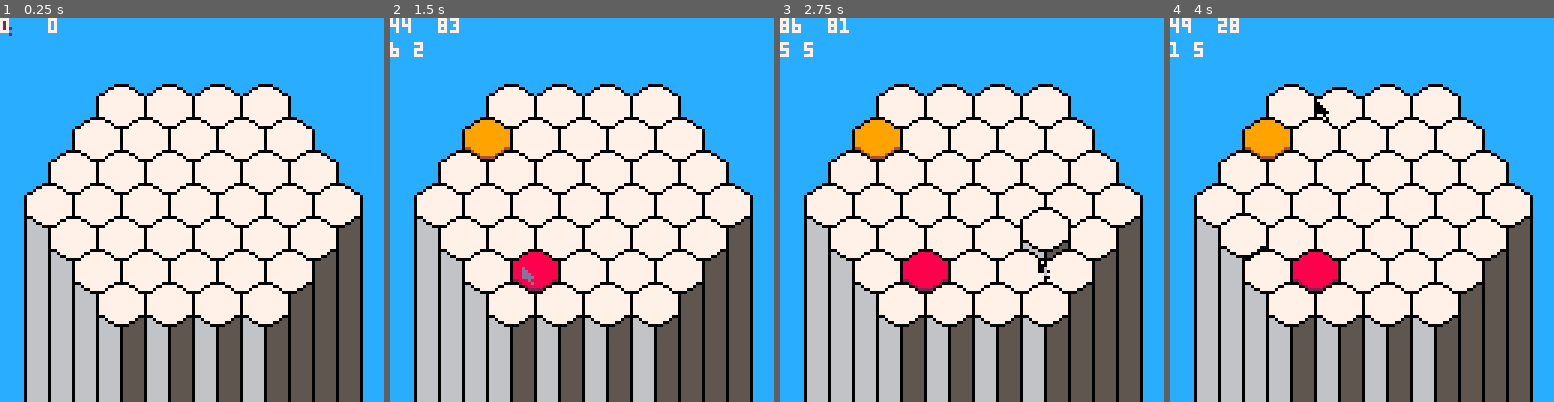
Above: before the commit, frames 1-4 (left to right).
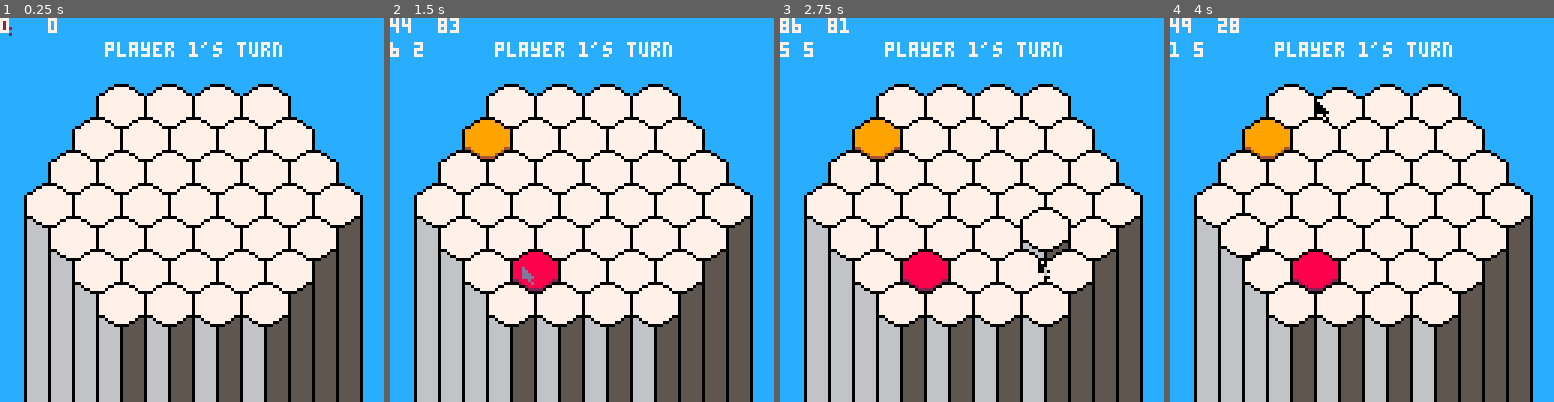
Above: after the commit, the same moments.

Repository: austin-m2/PICO-8-Carts
Game: PICO-8 cartridge bloom.p8
The game is run twice, just before and just after one commit, with the same random seed, the same clock (stepped at 60 frames per second) and the same inputs.
Inputs (mouse positions are in pixels of both pictures, inside the frame that each line leads up to):
- Up to frame 1 (0.25 s): no input
- Up to frame 2 (1.5 s): tap O (Z key) at 0.33, 0.7, 1.43 s; click (459, 121) at 0.67 s; tap X (X key) at 1.07 s; click (520, 267) at 1.22 s
- Up to frame 3 (2.75 s): click (975, 114) at 1.77 s; hold Left 1.97-2.37 s; hold P2 Right 1.97-2.37 s; tap X (X key) at 2.07, 2.4, 2.73 s; tap O (Z key) at 2.22 s; click (1037, 259) at 2.32 s; hold Down from 2.42 s (still down); hold P2 Up from 2.42 s (still down)
- Up to frame 4 (4 s): release Down at 2.82 s; release P2 Up at 2.82 s; click (1492, 106) at 2.87 s; hold Right 2.87-3.53 s; hold P2 Left 2.87-3.53 s; tap X (X key) at 3.07, 3.4, 3.73 s; tap O (Z key) at 3.1, 3.98 s; click (1254, 256) at 3.42 s; hold Up from 3.58 s (still down); hold P2 Down from 3.58 s (still down); click (1315, 102) at 3.97 s

The runs differ from the first frame. In frame 1, 0.7% of the frame differs, in the area x 27-74%, y 6-11%; in frame 2, 0.7%; in frame 3, 0.7%; in frame 4, 0.7%.

Commit message:
Update bloom.p8
Implemented basic turn system

Diff:
--- a/bloom.p8
+++ b/bloom.p8
@@ -142,6 +142,7 @@
     print(curr_mouse_to_cell[2], 8, 8, 7)
   end
 
+  text_draw()
 	--gems_draw()
 	mouse_draw()
 
@@ -209,6 +210,61 @@
         p1choice2 = nil
       end
     end
+
+    --check whether the player wants to end their turn
+    if (btnp(5,1)) then
+        gamestate = "p1top2"
+        p1choice1 = nil
+        p1choice2 = nil
+        colorchoice = 0
+    end
+  end
+
+  if (gamestate == "player2") then
+    if (is_pressed(4)) colorchoice = 3
+    if (is_pressed(5)) colorchoice = 4
+
+    --check whether a piece should be put down
+    if (is_pressed(6)) then
+      if (curr_mouse_to_cell != nil and board[curr_mouse_to_cell[1]][curr_mouse_to_cell[2]] == 0)  then
+        if ((p2choice3 == nil and colorchoice == 3) or (p2choice4 == nil and colorchoice == 4)) then --put a piece down!
+          board[curr_mouse_to_cell[1]][curr_mouse_to_cell[2]] = colorchoice
+          if (colorchoice == 3) then
+            p2choice3 = curr_mouse_to_cell
+          elseif (colorchoice == 4) then
+            p2choice4 = curr_mouse_to_cell
+          end
+        end
+      end
+    end
+
+    --check whether the player is trying to delete their pieces (lshift)
+    if (btn(4, 1)) then
+      if (p2choice3 != nil) then
+        board[p2choice3[1]][p2choice3[2]] = 0
+        p2choice3 = nil
+      end
+      if (p2choice4 != nil) then
+        board[p2choice4[1]][p2choice4[2]] = 0
+        p2choice4 = nil
+      end
+    end
+
+    --check whether the player wants to end their turn
+    if (btnp(5,1)) then
+        gamestate = "p2top1"
+        p2choice3 = nil
+        p2choice4 = nil
+        colorchoice = 0
+    end
+  end
+
+  if (gamestate == "p1top2") then
+    gamestate = "player2"
+  end
+
+  if (gamestate == "p2top1") then
+    gamestate = "player1"
   end
 end
 
@@ -301,6 +357,15 @@
 	for v in all(gems) do
 		sspr(2 * 8, 0, 10, 8, v.x, v.y, 10 * 2, 8 * 2)
 	end
+end
+
+
+function text_draw()
+    if (gamestate == "player1") then
+        print("player 1's turn", 35, 8, 7)
+    elseif (gamestate == "player2") then
+        print("player 2's turn", 35, 8, 7)
+    end
 end
 
 --returns the index of the closest cell to the mouse
